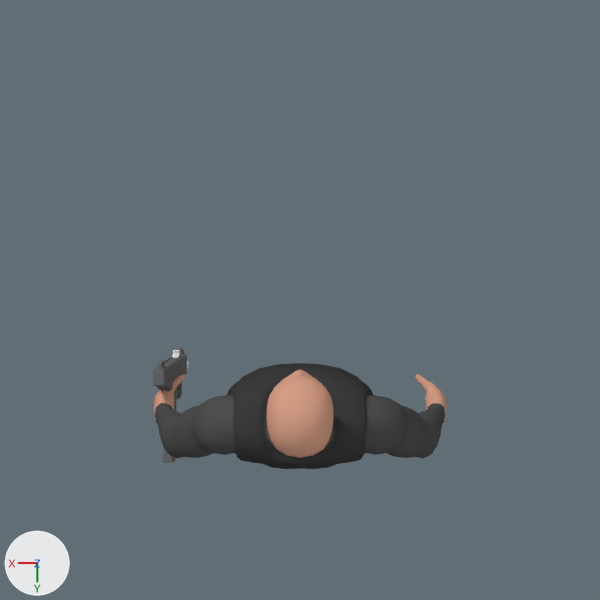
Two versions of the Blender file Blender_Sources/Models/Default/Base_Anim_1_Hand_Guns_1_2.blend, one commit apart.
Camera for both pictures: the file's camera 'Camera'. The lights are fixed; the arrows at lower left show +X, +Y and +Z.

The first picture shows 'Cube', 'MicroUzi'.
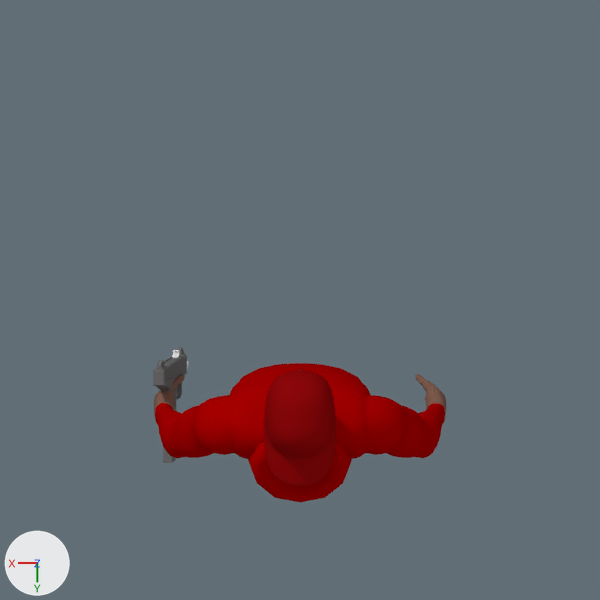
Where the change shows, as pixel boxes (x1, y1, x2, y2) in the pictures (600 x 600 px):
'Cube', hidden: before (154, 363, 446, 469)
'Gang_Member', added (red): after (154, 363, 446, 459)
    faces in mat_sweater_02 (red #aa0000): (155, 363, 445, 459)
    faces in mat_skin_black (brown #7f5e50): (154, 374, 446, 421)
'Cap', added (red): after (264, 370, 336, 487)
'Cube.002', added (red): after (248, 442, 352, 502)

Edits to the bpy script that builds the scene:
```text
Add mat_cap:
    mat_cap = diffuse_material('Cap')
    mat_cap.base_color = (0.272, 0.00229, 0.0034)  # red #8e080b
Add mat_sweater_02:
    mat_sweater_02 = diffuse_material('Sweater_02')
    mat_sweater_02.base_color = (0.402, 0.0, 0.0)  # red #aa0000
Add mat_skin_black:
    mat_skin_black = diffuse_material('Skin_Black')
    mat_skin_black.base_color = (0.212, 0.112, 0.0802)  # brown #7f5e50
Add me_cylinder_002:
    me_cylinder_002.from_pydata(...)  # 47 vertices, 44 faces; spans x -1.2..1.2, y -2.15..2.07, z -0.8..1.11
    me_cylinder_002.polygons.foreach_set('use_smooth', [True] * 44)
    me_cylinder_002.materials.append(mat_cap)  # red #8e080b
Add me_cube_010:
    me_cube_010.from_pydata(...)  # 90 vertices, 88 faces; spans x -1.73..1.73, y -1.0..1.65, z -2.51..0.23
    me_cube_010.polygons.foreach_set('use_smooth', [True] * 88)
    me_cube_010.materials.append(mat_sweater_02)  # red #aa0000
Add me_cube_009:
    me_cube_009.from_pydata(...)  # 476 vertices, 468 faces; spans x 0.0..4.9, y -1.91..1.82, z -7.13..7.2
    me_cube_009.polygons.foreach_set('use_smooth', [True] * 468)
    # faces by material slot: [298, 170]
    me_cube_009.materials.append(mat_skin_black)  # brown #7f5e50
    me_cube_009.materials.append(mat_sweater_02)  # red #aa0000
Change ob_cube:
    ob_cube.location: (0.0, 4.0, 16.7) -> (0.0, 0.0, 0.0)
    add ob_cube.hide_viewport = True
Add ob_cap:
    ob_cap = bpy.data.objects.new('Cap', me_cylinder_002)
    ob_cap.location = (0.0, 4.33, 22.99)
    ob_cap.rotation_euler = (0.175, 0.0, 3.142)  # degrees (10, 0, 180)
    _m = ob_cap.modifiers.new('Subsurf', 'SUBSURF')
Add ob_cube_002:
    ob_cube_002 = bpy.data.objects.new('Cube.002', me_cube_010)
    ob_cube_002.location = (0.0, 5.1, 20.1)
Add ob_gang_member:
    ob_gang_member = bpy.data.objects.new('Gang_Member', me_cube_009)
    ob_gang_member.location = (0.0, 4.0, 16.7)
    _m = ob_gang_member.modifiers.new('Mirror', 'MIRROR')
    _m.use_clip = True
    _m = ob_gang_member.modifiers.new('Subsurf', 'SUBSURF')
    _m.render_levels = 1
```
